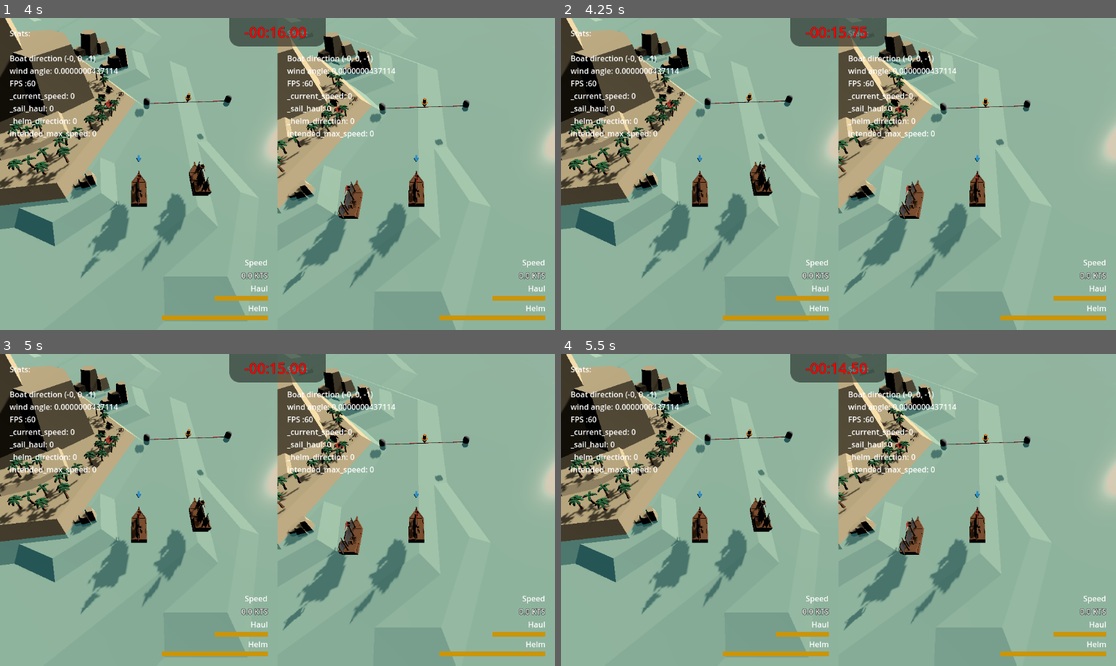
Above: before the commit, frames 1-4 (two rows, left to right).
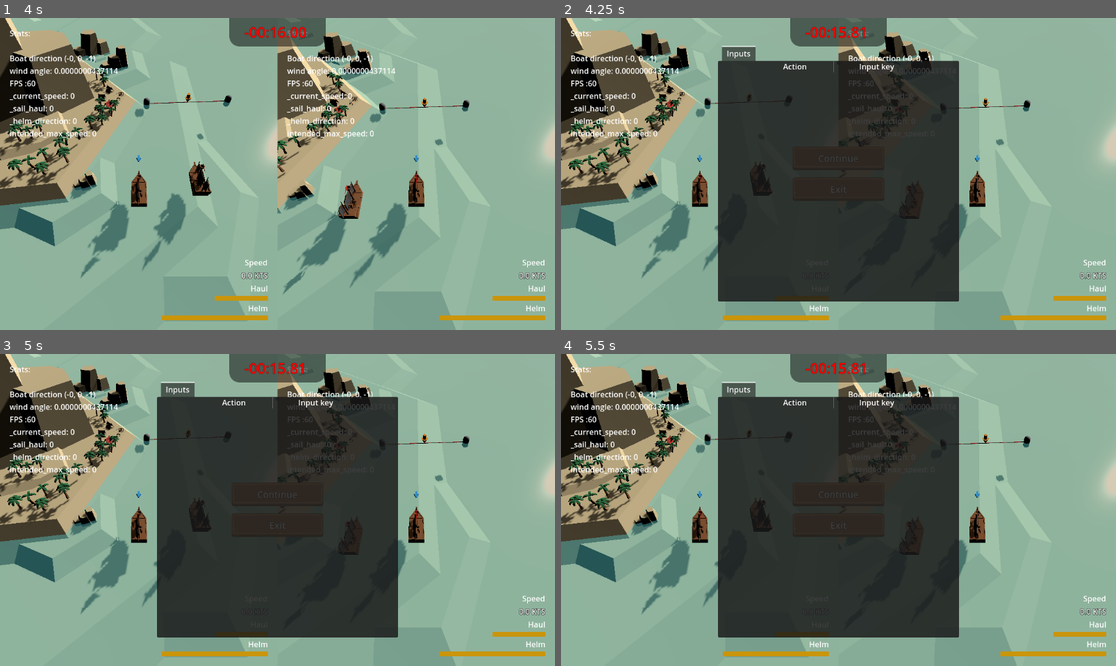
Above: after the commit, the same moments.

Repository: loiclovitana/Crapirate
Game: Godot game, scene res://src/gamemode/race.tscn
The game is run twice, just before and just after one commit, with the same random seed, the same clock (stepped at 60 frames per second) and the same inputs.
Inputs (mouse positions are in pixels of both pictures, inside the frame that each line leads up to):
- Up to frame 1 (4 s): tap Enter at 2.75 s
- Up to frame 2 (4.25 s): tap Escape (ui_cancel) at 4.15 s
- Up to frame 3 (5 s): click (277, 397) at 4.27 s
- Up to frame 4 (5.5 s): click (838, 494) at 5.02 s

Frame 1 is identical in both runs. In frame 2, 33% of the frame differs, in the area x 28-72%, y 2-91%; in frame 3, 33%; in frame 4, 33%.

Commit message:
add menu

Diff:
--- a/src/gamemode/race.gd
+++ b/src/gamemode/race.gd
@@ -14,6 +14,10 @@
 func _process(delta: float) -> void:
 	_update_timer(delta)
 
+	if Input.is_action_pressed("ui_cancel"):
+		%Menu.set_visible(true)
+		get_tree().paused = true
+
 
 
 func _update_timer(delta):
--- a/src/gamemode/race.tscn
+++ b/src/gamemode/race.tscn
@@ -11,6 +11,7 @@
 [ext_resource type="PackedScene" uid="uid://bshx3wv2h387b" path="res://src/gamemode/parcour/raceline.tscn" id="8_gpvjv"]
 [ext_resource type="PackedScene" uid="uid://b8q0p5qi2obaf" path="res://src/gamemode/parcour/buoy.tscn" id="9_w4rdk"]
 [ext_resource type="Texture2D" uid="uid://dxdehrt0e8c1i" path="res://ressources/hud/timer_bg.png" id="11_a8ttv"]
+[ext_resource type="PackedScene" uid="uid://c7s5246dt3dcd" path="res://src/interface/menu.tscn" id="12_q13uq"]
 
 [sub_resource type="LabelSettings" id="LabelSettings_s7bsg"]
 font_size = 30
@@ -143,3 +144,7 @@
 layout_mode = 2
 text = "99:99.99"
 label_settings = SubResource("LabelSettings_s7bsg")
+
+[node name="Menu" parent="." instance=ExtResource("12_q13uq")]
+unique_name_in_owner = true
+visible = false
--- /dev/null
+++ b/src/interface/InputSettings.tscn
@@ -0,0 +1,37 @@
+[gd_scene format=3 uid="uid://5spc68prq7t0"]
+
+[node name="SettingsTabContainer" type="TabContainer"]
+
+[node name="Inputs" type="PanelContainer" parent="."]
+custom_minimum_size = Vector2(500, 500)
+layout_mode = 2
+
+[node name="VBoxContainer" type="VBoxContainer" parent="Inputs"]
+layout_mode = 2
+size_flags_horizontal = 4
+
+[node name="Button" type="Button" parent="Inputs/VBoxContainer"]
+layout_mode = 2
+
+[node name="MarginContainer" type="MarginContainer" parent="Inputs/VBoxContainer/Button"]
+layout_mode = 1
+anchors_preset = 10
+anchor_right = 1.0
+offset_bottom = 23.0
+grow_horizontal = 2
+
+[node name="HBoxContainer" type="HBoxContainer" parent="Inputs/VBoxContainer/Button/MarginContainer"]
+layout_mode = 2
+alignment = 1
+
+[node name="Label" type="Label" parent="Inputs/VBoxContainer/Button/MarginContainer/HBoxContainer"]
+layout_mode = 2
+text = "Action"
+
+[node name="VSeparator" type="VSeparator" parent="Inputs/VBoxContainer/Button/MarginContainer/HBoxContainer"]
+custom_minimum_size = Vector2(100, 0)
+layout_mode = 2
+
+[node name="Label2" type="Label" parent="Inputs/VBoxContainer/Button/MarginContainer/HBoxContainer"]
+layout_mode = 2
+text = "Input key"
--- /dev/null
+++ b/src/interface/PauseMenu.gd
@@ -0,0 +1,24 @@
+extends Control
+
+
+# Called when the node enters the scene tree for the first time.
+func _ready():
+	set_visible(false)
+	for c in find_children("*","EventButton"):
+		c.pressed_event.connect(process_event)
+
+
+# Called every frame. 'delta' is the elapsed time since the previous frame.
+func _process(delta):
+	pass
+
+func process_event(event_name,event_data):
+	match event_name:
+		"exit" : get_tree().quit()
+		"continue" :  _continue()
+		"restart" : get_tree().reload_current_scene()
+
+
+func _continue():
+	get_tree().paused = false
+	set_visible(false)
--- a/src/interface/menu.tscn
+++ b/src/interface/menu.tscn
@@ -1,8 +1,10 @@
-[gd_scene load_steps=5 format=3 uid="uid://c7s5246dt3dcd"]
+[gd_scene load_steps=7 format=3 uid="uid://c7s5246dt3dcd"]
 
+[ext_resource type="Script" path="res://src/interface/PauseMenu.gd" id="1_c20kl"]
 [ext_resource type="Texture2D" uid="uid://cxyu60cchlby" path="res://ressources/ui/buttonLong_brown.png" id="1_l5bha"]
 [ext_resource type="Texture2D" uid="uid://bbd5uy336ub3s" path="res://ressources/ui/buttonLong_brown_pressed.png" id="2_10sx5"]
 [ext_resource type="Script" path="res://src/interface/EventButton.gd" id="3_mivi4"]
+[ext_resource type="PackedScene" uid="uid://5spc68prq7t0" path="res://src/interface/InputSettings.tscn" id="5_243ah"]
 
 [sub_resource type="LabelSettings" id="LabelSettings_in1xt"]
 font_size = 19
@@ -17,6 +19,7 @@
 anchor_bottom = 1.0
 grow_horizontal = 2
 grow_vertical = 2
+script = ExtResource("1_c20kl")
 
 [node name="CenterContainer" type="CenterContainer" parent="."]
 layout_mode = 1
@@ -46,6 +49,7 @@
 label_settings = SubResource("LabelSettings_in1xt")
 
 [node name="RestartCenterContainer2" type="CenterContainer" parent="CenterContainer/PauseMenuVBoxContainer"]
+visible = false
 layout_mode = 2
 size_flags_horizontal = 4
 
@@ -62,6 +66,7 @@
 label_settings = SubResource("LabelSettings_in1xt")
 
 [node name="SettingsCenterContainer3" type="CenterContainer" parent="CenterContainer/PauseMenuVBoxContainer"]
+visible = false
 layout_mode = 2
 
 [node name="SettingsButton" type="TextureButton" parent="CenterContainer/PauseMenuVBoxContainer/SettingsCenterContainer3"]
@@ -77,22 +82,17 @@
 [node name="ExitCenterContainer3" type="CenterContainer" parent="CenterContainer/PauseMenuVBoxContainer"]
 layout_mode = 2
 
-[node name="ContinueButton" type="TextureButton" parent="CenterContainer/PauseMenuVBoxContainer/ExitCenterContainer3"]
+[node name="ExitButton" type="TextureButton" parent="CenterContainer/PauseMenuVBoxContainer/ExitCenterContainer3"]
 layout_mode = 2
 texture_normal = ExtResource("1_l5bha")
 texture_pressed = ExtResource("2_10sx5")
+script = ExtResource("3_mivi4")
+event_name = "exit"
 
 [node name="Label" type="Label" parent="CenterContainer/PauseMenuVBoxContainer/ExitCenterContainer3"]
 layout_mode = 2
 text = "Exit"
 label_settings = SubResource("LabelSettings_in1xt")
 
-[node name="SettingsTabContainer" type="TabContainer" parent="CenterContainer"]
-visible = false
+[node name="SettingsTabContainer" parent="CenterContainer" instance=ExtResource("5_243ah")]
 layout_mode = 2
-
-[node name="Inputs" type="HBoxContainer" parent="CenterContainer/SettingsTabContainer"]
-layout_mode = 2
-
-[node name="VBoxContainer" type="VBoxContainer" parent="CenterContainer/SettingsTabContainer/Inputs"]
-layout_mode = 2
Not shown: 1 places in src/gamemode/race.tscn that only renumber resources
